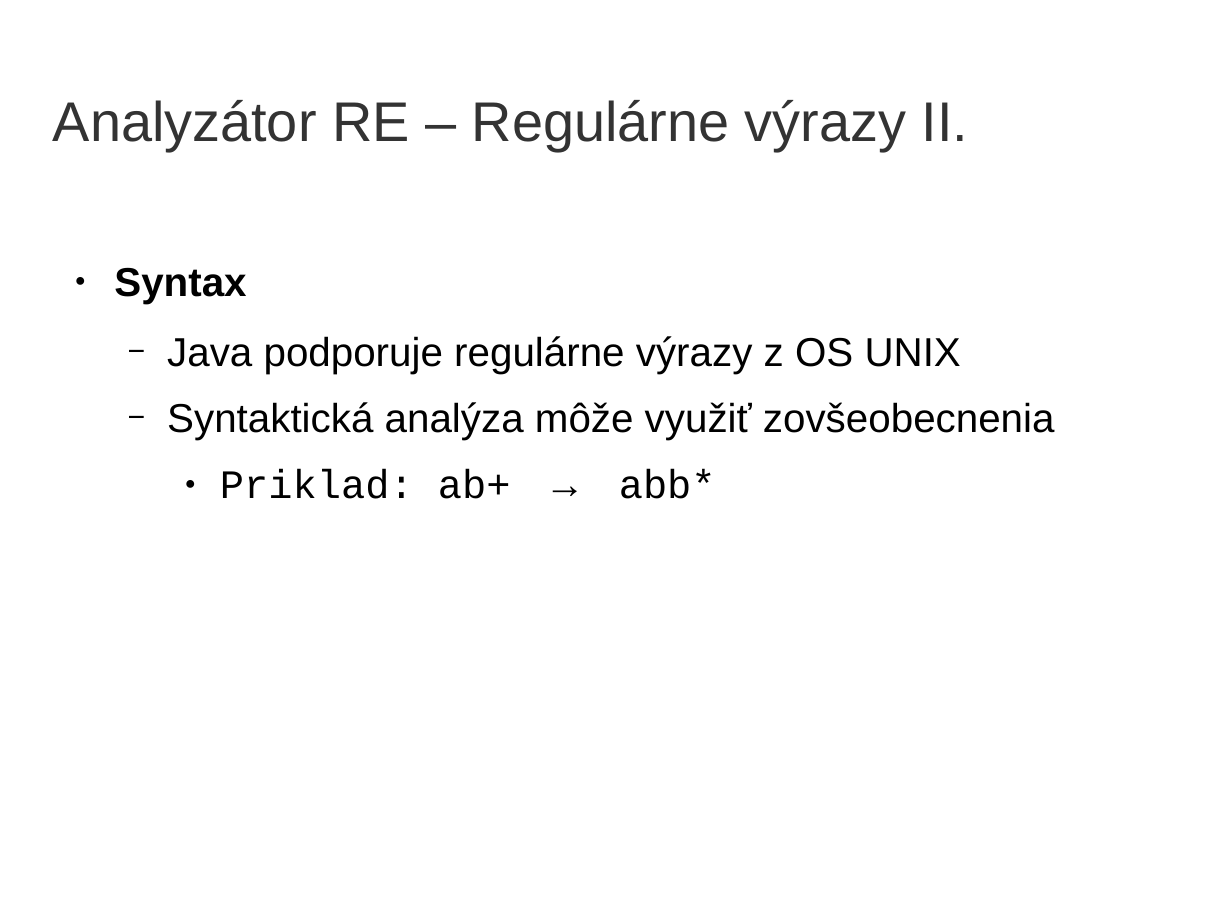
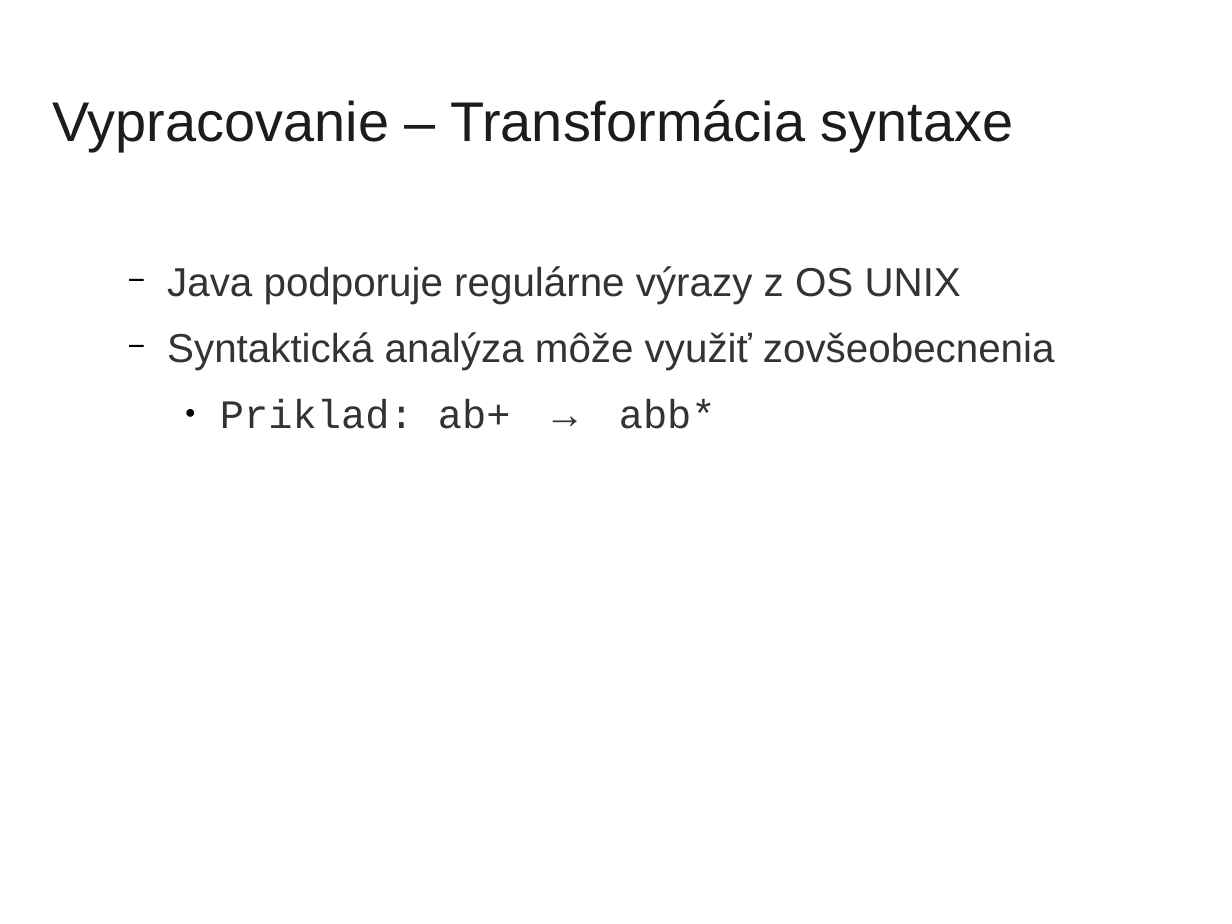
Before and after one commit to yin/syntaxer, a slide deck: slide 16 of obhajoba/bc2014-obhajoba15-prezentacia.odp (slide 20 before the commit). Drawn at 1232x924 pixels with LibreOffice and Linux fonts; fonts in the diff are those of the drawing; background and template pictures are left out. Boxes give left, top, right and bottom in pixels: in the first picture for what was removed or moved away, otherwise in the second. Text is boxed around its words. In the diff, an @@ line names an element or a change of style, - is before the commit and + after.

```diff
--- a/obhajoba/bc2014-obhajoba15-prezentacia.odp
+++ b/obhajoba/bc2014-obhajoba15-prezentacia.odp
@@ title at [53, 100, 1013, 151]: text changed; text colour #333333 to #1C1C1C @@
-Analyzátor RE – Regulárne výrazy II.
+Vypracovanie – Transformácia syntaxe
@@ text "Java podporuje regulárne výrazy z ..." at [167, 266, 1055, 429]: text colour #000000 to #333333 @@
@@ text at [114, 267, 246, 304]: paragraph removed @@
-● Syntax
```
Also in this commit, not shown: 14 other slides changed, 11 slides added, 22 slides removed, 2 other files.
